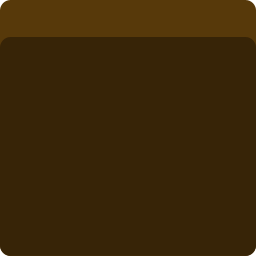
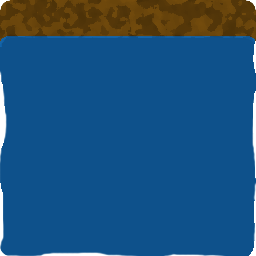
Layer changes from the first 256 x 256 image to the second:
added layer "Hue/Saturation 1 copy" above "Hue/Saturation 1" over [0, 0, 256, 256]
hid "Hue/Saturation 1", painted on it, unmasked it over [0, 0, 256, 256]
removed layer "Shape 2" over [0, 37, 256, 256]
removed layer "Shape 1" over [0, 0, 256, 256]
